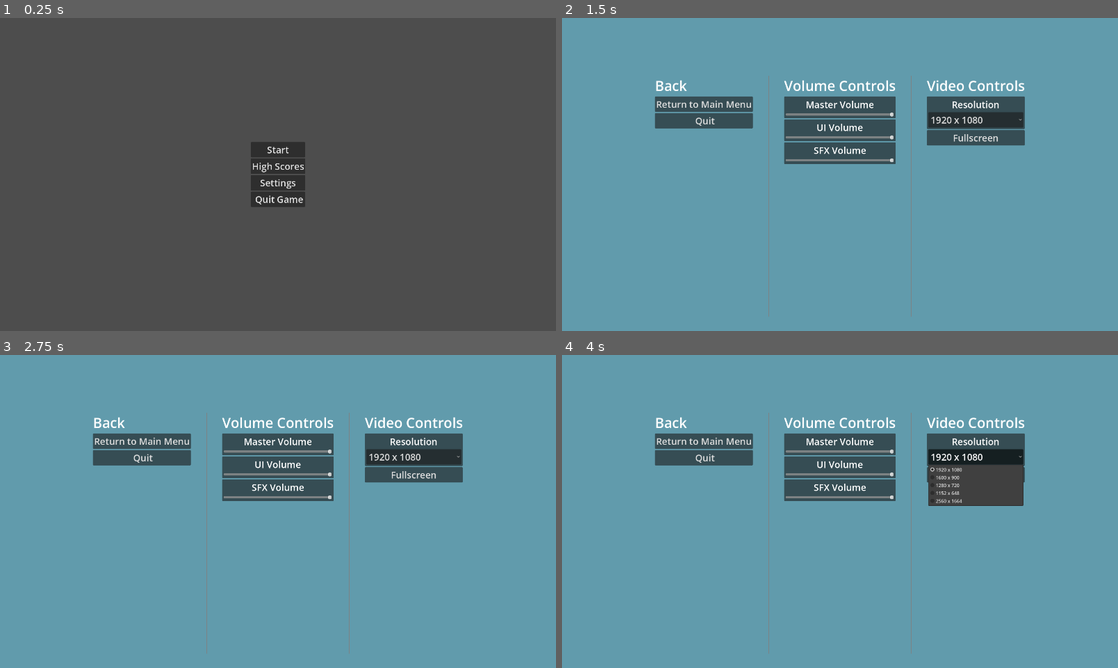
Above: before the commit, frames 1-4 (two rows, left to right).
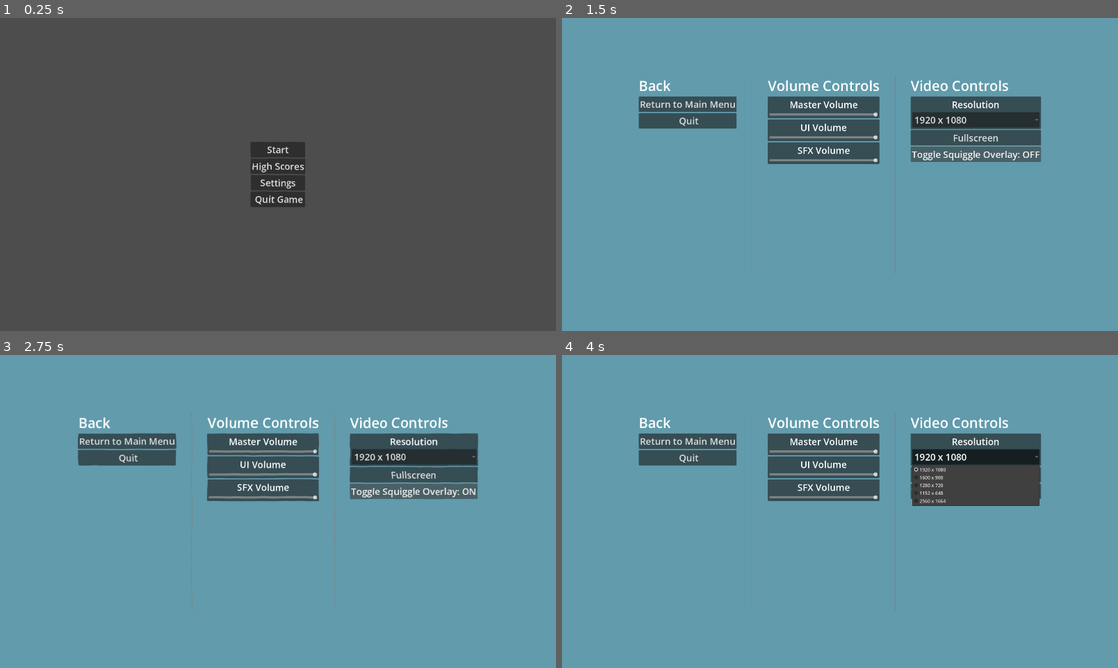
Above: after the commit, the same moments.

Repository: Iroguin/critter_capture
Game: Godot game, scene res://scenes/main_menu.tscn
The game is run twice, just before and just after one commit, with the same random seed, the same clock (stepped at 60 frames per second) and the same inputs. The engine's default icon, where the game draws it, is replaced by a stand-in: a white triangle on a blue panel in a dark square.
Inputs (mouse positions are in pixels of both pictures, inside the frame that each line leads up to):
- Up to frame 1 (0.25 s): no input
- Up to frame 2 (1.5 s): click "Settings" at 0.5 s; click (973, 155) at 1.25 s, where only the run after the commit has a clickable "Toggle Squiggle Overlay: ON"
- Up to frame 3 (2.75 s): click (411, 492) at 2 s, where only the run after the commit has a clickable "Toggle Squiggle Overlay: OFF"
- Up to frame 4 (4 s): tap Enter at 2.75 s; move the mouse to (962, 495) at 2.77 s; hold Right (ui_right) 2.78-3.5 s; click "1920 x 1080" at 3.5 s

The runs differ from the first frame. In frame 1, 0.2% of the frame differs, in the area x 45-55%, y 40-60%; in frame 2, 5.9%; in frame 3, 6.0%, in the area x 14-86%, y 18-96%; in frame 4, 5.4%.

Commit message:
other enemies added nonfunctional also added squiggle effect as global shader

Diff:
--- a/project.godot
+++ b/project.godot
@@ -25,6 +25,7 @@
 AuidioHandler="*uid://cvg77xu4t335t"
 GameConfig="*res://scripts/globals/game_config.gd"
 GameStateHandler="*uid://ob23k1053eco"
+SquiggleOverlay="*res://scenes/squiggle_overlay.tscn"
 
 [display]
 
--- a/scenes/Enemies/default_enemy.tscn
+++ /dev/null
@@ -1,17 +0,0 @@
-[gd_scene format=3 uid="uid://6gwgtyfnxkky"]
-
-[ext_resource type="PackedScene" uid="uid://bk2ordj7aedu3" path="res://scenes/Enemies/enemy.tscn" id="1_ro1jm"]
-[ext_resource type="Script" uid="uid://b4j7u7bi7tf8m" path="res://scripts/default_enemy.gd" id="2_tuuym"]
-[ext_resource type="Texture2D" uid="uid://bxgb5dysbgh5v" path="res://assets/sprites/critters/rat_critter.png" id="3_125od"]
-
-[node name="Default_enemy" unique_id=481933772 instance=ExtResource("1_ro1jm")]
-scale = Vector2(2, 2)
-script = ExtResource("2_tuuym")
-contact_damage = 1.0
-max_health = null
-move_speed = null
-
-[node name="Enemy_Sprite" type="Sprite2D" parent="." index="3" unique_id=1689010207]
-position = Vector2(-3.8146973e-06, -3.8146973e-06)
-scale = Vector2(0.2, 0.2)
-texture = ExtResource("3_125od")
--- a/scenes/Enemies/enemy.tscn
+++ b/scenes/Enemies/enemy.tscn
@@ -4,10 +4,10 @@
 [ext_resource type="Texture2D" uid="uid://crx7n17b4wqus" path="res://icon.svg" id="2_md0e3"]
 
 [sub_resource type="CircleShape2D" id="CircleShape2D_md0e3"]
-radius = 26.004807
+radius = 48.04165
 
 [sub_resource type="CircleShape2D" id="CircleShape2D_4ra3w"]
-radius = 32.01562
+radius = 54.0
 
 [node name="Enemy" type="CharacterBody2D" unique_id=481933772]
 motion_mode = 1
--- /dev/null
+++ b/scenes/Enemies/fish_enemy.tscn
@@ -0,0 +1,11 @@
+[gd_scene format=3 uid="uid://b4t4xnakw5ma2"]
+
+[ext_resource type="PackedScene" uid="uid://bk2ordj7aedu3" path="res://scenes/Enemies/enemy.tscn" id="1_75quu"]
+[ext_resource type="Texture2D" uid="uid://b0sauxki0h4el" path="res://assets/sprites/critters/fish_critter.png" id="2_8cwys"]
+
+[node name="fish_enemy" unique_id=481933772 instance=ExtResource("1_75quu")]
+
+[node name="Enemy_Sprite" type="Sprite2D" parent="." index="4" unique_id=198997329]
+position = Vector2(1.9073486e-06, -3.8146973e-06)
+scale = Vector2(0.4, 0.4)
+texture = ExtResource("2_8cwys")
--- /dev/null
+++ b/scenes/Enemies/plant_enemy.tscn
@@ -0,0 +1,13 @@
+[gd_scene format=3 uid="uid://y6dk4q0p6m60"]
+
+[ext_resource type="PackedScene" uid="uid://bk2ordj7aedu3" path="res://scenes/Enemies/enemy.tscn" id="1_i3jc4"]
+[ext_resource type="Texture2D" uid="uid://e02qdn3w63mn" path="res://assets/sprites/critters/critter_sprite_test.png" id="2_flds2"]
+
+[node name="plant_enemy" unique_id=481933772 instance=ExtResource("1_i3jc4")]
+contact_damage = 1.0
+move_speed = 50.0
+
+[node name="Enemy_Sprite" type="Sprite2D" parent="." index="4" unique_id=1232621891]
+position = Vector2(-4.9999995, -1.0000005)
+scale = Vector2(0.4, 0.4)
+texture = ExtResource("2_flds2")
--- /dev/null
+++ b/scenes/Enemies/rat_enemy.tscn
@@ -0,0 +1,20 @@
+[gd_scene format=3 uid="uid://6gwgtyfnxkky"]
+
+[ext_resource type="PackedScene" uid="uid://bk2ordj7aedu3" path="res://scenes/Enemies/enemy.tscn" id="1_a5qry"]
+[ext_resource type="Script" uid="uid://b4j7u7bi7tf8m" path="res://scripts/enemies/rat_enemy.gd" id="2_6cpra"]
+[ext_resource type="Texture2D" uid="uid://bxgb5dysbgh5v" path="res://assets/sprites/critters/rat_critter.png" id="3_oy73c"]
+
+[node name="rat_enemy" unique_id=481933772 instance=ExtResource("1_a5qry")]
+script = ExtResource("2_6cpra")
+contact_damage = 1.0
+move_speed = 80.0
+
+[node name="Enemy_Sprite" type="Sprite2D" parent="." index="3" unique_id=1689010207]
+position = Vector2(-3.8146973e-06, -3.8146973e-06)
+scale = Vector2(0.4, 0.4)
+texture = ExtResource("3_oy73c")
+
+[node name="Enemy_Death_Particles" parent="." index="4" unique_id=731532511]
+emission_sphere_radius = 50.0
+scale_amount_min = 10.0
+scale_amount_max = 30.0
--- /dev/null
+++ b/scenes/Enemies/toukka_enemy.tscn
@@ -0,0 +1,12 @@
+[gd_scene format=3 uid="uid://82mwsdxnt2yv"]
+
+[ext_resource type="PackedScene" uid="uid://bk2ordj7aedu3" path="res://scenes/Enemies/enemy.tscn" id="1_qdse8"]
+[ext_resource type="Texture2D" uid="uid://bqw4hhgqgi3jw" path="res://assets/sprites/critters/toukka_critter.png" id="2_8rnt0"]
+
+[node name="toukka_enemy" unique_id=481933772 instance=ExtResource("1_qdse8")]
+contact_damage = 1.0
+
+[node name="Enemy_Sprite" type="Sprite2D" parent="." index="4" unique_id=877748455]
+position = Vector2(-2, -16)
+scale = Vector2(0.4, 0.4)
+texture = ExtResource("2_8rnt0")
--- a/scenes/main_game.tscn
+++ b/scenes/main_game.tscn
@@ -2,8 +2,11 @@
 
 [ext_resource type="Script" uid="uid://dlq5poa04qroa" path="res://scripts/main_game.gd" id="1_wi4c7"]
 [ext_resource type="PackedScene" uid="uid://be3fcm8xy7d0s" path="res://scenes/main_character.tscn" id="2_72e8q"]
+[ext_resource type="Script" uid="uid://bl1g5hdbjohs1" path="res://scripts/enemy_stage.gd" id="2_o6v7o"]
 [ext_resource type="Texture2D" uid="uid://bqmw0wwg7k8ki" path="res://assets/sprites/backgrounds/Critter_BG_empty.png" id="3_70vka"]
+[ext_resource type="Resource" uid="uid://cnm28icif3732" path="res://stages/stage0.tres" id="3_wjob3"]
 [ext_resource type="PackedScene" uid="uid://6dbwplu5fjlk" path="res://scenes/pause_menu.tscn" id="4_0rdsr"]
+[ext_resource type="Resource" uid="uid://dcb8wxlrp8j4n" path="res://stages/stage1.tres" id="4_8xp80"]
 [ext_resource type="Texture2D" uid="uid://bgv2a333bxttx" path="res://assets/sprites/backgrounds/Critter_BG_stamps.png" id="5_2l77h"]
 [ext_resource type="Texture2D" uid="uid://bhid8kq62kn8i" path="res://assets/sprites/backgrounds/Critter_BG_doodles.png" id="6_wi4c7"]
 [ext_resource type="PackedScene" uid="uid://cxxoxc5uh6i26" path="res://scenes/main_ui.tscn" id="6_ygxny"]
@@ -18,6 +21,7 @@
 
 [node name="Main_Game" type="Node2D" unique_id=744680119]
 script = ExtResource("1_wi4c7")
+stages = Array[ExtResource("2_o6v7o")]([ExtResource("3_wjob3"), ExtResource("4_8xp80")])
 
 [node name="Backgrounds" type="Node" parent="." unique_id=1945397297]
 
--- a/scenes/pause_menu.tscn
+++ b/scenes/pause_menu.tscn
@@ -66,6 +66,11 @@
 text = "Change Background
 "
 
+[node name="Squiggle_Button" type="Button" parent="Control/VBoxContainer" unique_id=921937924]
+layout_mode = 2
+theme_override_font_sizes/font_size = 32
+text = "Toggle Squiggle"
+
 [node name="Return_Button" type="Button" parent="Control/VBoxContainer" unique_id=197644009]
 layout_mode = 2
 theme_override_font_sizes/font_size = 32
@@ -80,5 +85,6 @@
 [connection signal="pressed" from="Control/VBoxContainer/Color_Button" to="." method="_on_color_button_pressed"]
 [connection signal="color_changed" from="Control/VBoxContainer/Color_Button/ColorPicker" to="." method="_on_color_picker_color_changed"]
 [connection signal="pressed" from="Control/VBoxContainer/Background_Button" to="." method="_on_background_button_pressed"]
+[connection signal="pressed" from="Control/VBoxContainer/Squiggle_Button" to="." method="_on_squiggle_button_pressed"]
 [connection signal="pressed" from="Control/VBoxContainer/Return_Button" to="." method="_on_return_button_pressed"]
 [connection signal="pressed" from="Control/VBoxContainer/Quit_Button" to="." method="_on_quit_button_pressed"]
--- a/scenes/settings_menu.tscn
+++ b/scenes/settings_menu.tscn
@@ -29,10 +29,10 @@
 anchor_bottom = 1.0
 grow_horizontal = 2
 grow_vertical = 2
-theme_override_constants/margin_left = 50
+theme_override_constants/margin_left = 200
 theme_override_constants/margin_top = 200
-theme_override_constants/margin_right = 50
-theme_override_constants/margin_bottom = 50
+theme_override_constants/margin_right = 200
+theme_override_constants/margin_bottom = 200
 
 [node name="HBoxContainer" type="HBoxContainer" parent="Control/MarginContainer" unique_id=1707503877]
 layout_mode = 2
@@ -196,6 +196,12 @@
 theme_override_font_sizes/font_size = 32
 text = "Fullscreen"
 
+[node name="Squiggle_Button" type="Button" parent="Control/MarginContainer/HBoxContainer/Video_Controls" unique_id=719265641]
+layout_mode = 2
+theme_override_font_sizes/font_size = 32
+text = "Toggle Squiggle Overlay: ON"
+
 [connection signal="pressed" from="Control/MarginContainer/HBoxContainer/Default_Options/Return_Button" to="." method="_on_return_button_pressed"]
 [connection signal="pressed" from="Control/MarginContainer/HBoxContainer/Default_Options/Quit_Button" to="." method="_on_quit_button_pressed"]
 [connection signal="pressed" from="Control/MarginContainer/HBoxContainer/Video_Controls/Fullscreen_Button" to="." method="_on_fullscreen_button_pressed"]
+[connection signal="pressed" from="Control/MarginContainer/HBoxContainer/Video_Controls/Squiggle_Button" to="." method="_on_squiggle_button_pressed"]
--- /dev/null
+++ b/scenes/squiggle_overlay.tscn
@@ -0,0 +1,29 @@
+[gd_scene format=3 uid="uid://bjbqn27siydvv"]
+
+[ext_resource type="Shader" uid="uid://bjjmpa6b8lnjv" path="res://shaders/squiggle.gdshader" id="1_squig"]
+
+[sub_resource type="FastNoiseLite" id="FastNoiseLite_squig"]
+frequency = 0.05
+
+[sub_resource type="NoiseTexture2D" id="NoiseTexture2D_squig"]
+width = 256
+height = 256
+noise = SubResource("FastNoiseLite_squig")
+seamless = true
+
+[sub_resource type="ShaderMaterial" id="ShaderMaterial_squig"]
+shader = ExtResource("1_squig")
+shader_parameter/scale = Vector2(10, 10)
+shader_parameter/strength = 0.1
+shader_parameter/fps = 6.0
+shader_parameter/noise = SubResource("NoiseTexture2D_squig")
+
+[node name="Squiggle_Overlay" type="CanvasLayer" unique_id=1281325036]
+layer = 100
+
+[node name="Squiggle_Effect" type="ColorRect" parent="." unique_id=1993354043]
+material = SubResource("ShaderMaterial_squig")
+anchors_preset = 15
+anchor_right = 1.0
+anchor_bottom = 1.0
+mouse_filter = 2
--- a/scripts/default_enemy.gd
+++ b/scripts/enemies/rat_enemy.gd
@@ -3,8 +3,6 @@
 const WANDER_RADIUS := 120.0
 const WANDER_DRIFT := 60.0
 const TURN_RATE := 2.5
-
-
 
 var player: Node2D
 var _wander_offset := Vector2.ZERO
@@ -12,7 +10,6 @@
 
 func _ready() -> void:
 	super()
-	move_speed = 80.0
 	player = get_tree().get_first_node_in_group("player")
 	_wander_offset = Vector2.from_angle(randf() * TAU) * randf() * WANDER_RADIUS
 
--- /dev/null
+++ b/scripts/enemy_stage.gd
@@ -0,0 +1,7 @@
+extends Resource
+class_name EnemyStage
+
+@export var time_threshold: float = 0.0
+@export var spawn_interval: float = 1.5
+@export var enemy_scenes: Array[PackedScene] = []
+@export var enemy_weights: Array[float] = []
--- a/scripts/main_game.gd
+++ b/scripts/main_game.gd
@@ -1,7 +1,9 @@
 extends Node2D
 
-const ENEMY_SCENE: PackedScene = preload("res://scenes/Enemies/default_enemy.tscn")
+const FALLBACK_ENEMY_SCENE: PackedScene = preload("res://scenes/Enemies/rat_enemy.tscn")
 const SPAWN_INTERVAL := 1.5
+
+@export var stages: Array[EnemyStage] = []
 
 @onready var enemy_spawn_path: Path2D = $Enemy_Spawn_Path
 
@@ -13,7 +15,7 @@
 	get_tree().root.size_changed.connect(_rebuild_spawn_path)
 
 	_spawn_timer = Timer.new()
-	_spawn_timer.wait_time = SPAWN_INTERVAL
+	_spawn_timer.wait_time = _current_stage_interval()
 	_spawn_timer.timeout.connect(_spawn_enemy)
 	add_child(_spawn_timer)
 	_spawn_timer.start()
@@ -32,19 +34,65 @@
 
 
 func _spawn_enemy() -> void:
+	var stage := _current_stage()
+	var scene := _pick_enemy_scene(stage)
+
 	var spawn_point := PathFollow2D.new()
 	spawn_point.loop = false
 	enemy_spawn_path.add_child(spawn_point)
 	spawn_point.progress_ratio = randf()
 
-	var enemy := ENEMY_SCENE.instantiate()
+	var enemy := scene.instantiate()
 	enemy.global_position = spawn_point.global_position
 	add_child(enemy)
 	spawn_point.queue_free()
 
+	_spawn_timer.wait_time = _current_stage_interval(stage)
+
+
+func _current_stage(t: float = -1.0) -> EnemyStage:
+	if t < 0.0:
+		t = GameStateHandler.get_time()
+	var current: EnemyStage = null
+	for stage in stages:
+		if stage == null:
+			continue
+		if stage.time_threshold <= t:
+			if current == null or stage.time_threshold > current.time_threshold:
+				current = stage
+	return current
+
+
+func _current_stage_interval(stage: EnemyStage = null) -> float:
+	if stage == null:
+		stage = _current_stage()
+	if stage != null and stage.spawn_interval > 0.0:
+		return stage.spawn_interval
+	return SPAWN_INTERVAL
+
+
+func _pick_enemy_scene(stage: EnemyStage) -> PackedScene:
+	if stage == null or stage.enemy_scenes.is_empty():
+		return FALLBACK_ENEMY_SCENE
+	var scenes := stage.enemy_scenes
+	var weights := stage.enemy_weights
+	if weights.size() != scenes.size():
+		return scenes[randi() % scenes.size()]
+	var total := 0.0
+	for w in weights:
+		total += w
+	if total <= 0.0:
+		return scenes[randi() % scenes.size()]
+	var roll := randf() * total
+	var acc := 0.0
+	for i in scenes.size():
+		acc += weights[i]
+		if roll <= acc:
+			return scenes[i]
+	return scenes[scenes.size() - 1]
+
 func _on_background_changed():
 	current_bg = (current_bg + 1) % 5
-
 	$Backgrounds/CritterBgEmpty.visible = (current_bg == 0)
 	$Backgrounds/CritterBgDoodles.visible = (current_bg == 1)
 	$Backgrounds/CritterBgFlowers.visible = (current_bg == 2)
--- a/scripts/pause_menu.gd
+++ b/scripts/pause_menu.gd
@@ -72,3 +72,8 @@
 func _on_background_button_pressed() -> void:
 	AuidioHandler.play_sfx(CLICK_SFX, "UI")
 	SignalHandler.background_changed.emit()
+
+
+func _on_squiggle_button_pressed() -> void:
+	AuidioHandler.play_sfx(CLICK_SFX, "UI")
+	SquiggleOverlay.visible = !SquiggleOverlay.visible
--- a/scripts/player_movement/mouse_strategy.gd
+++ b/scripts/player_movement/mouse_strategy.gd
@@ -8,8 +8,11 @@
 func get_movement(actor: CharacterBody2D, speed) -> Vector2:
 	var mouse_pos = actor.get_global_mouse_position()
 	var distance = actor.global_position.distance_to(mouse_pos)
+	var max_distance = 150
 
 	if distance > 10.0:
-		return actor.global_position.direction_to(mouse_pos) * speed
+		var current_speed = remap(distance, 10.0, max_distance, 0.0, speed)
+		current_speed = clamp(current_speed, 0.0, speed)
+		return actor.global_position.direction_to(mouse_pos) * current_speed
 
 	return Vector2.ZERO
--- a/scripts/settings_menu.gd
+++ b/scripts/settings_menu.gd
@@ -49,3 +49,12 @@
 	AuidioHandler.play_sfx(CLICK_SFX, "UI")
 	GameConfig.set_fullscreen(not GameConfig.get_fullscreen())
 	resolution_options.disabled = GameConfig.get_fullscreen()
+
+
+func _on_squiggle_button_pressed() -> void:
+	AuidioHandler.play_sfx(CLICK_SFX, "UI")
+	SquiggleOverlay.visible = !SquiggleOverlay.visible
+	if SquiggleOverlay.visible:
+		$Control/MarginContainer/HBoxContainer/Video_Controls/Squiggle_Button.text = "Toggle Squiggle Overlay: ON"
+	else:
+		$Control/MarginContainer/HBoxContainer/Video_Controls/Squiggle_Button.text = "Toggle Squiggle Overlay: OFF"
--- /dev/null
+++ b/shaders/squiggle.gdshader
@@ -0,0 +1,30 @@
+shader_type canvas_item;
+render_mode world_vertex_coords;
+
+group_uniforms Squiggle;
+uniform vec2 scale = vec2(1.0, 1.0);
+uniform float strength = 1.0;
+uniform float fps = 6.0;
+uniform sampler2D noise : filter_linear, repeat_enable;
+group_uniforms;
+
+uniform sampler2D screen_texture : hint_screen_texture, filter_linear;
+
+varying vec4 modulate;
+varying vec2 noise_uv;
+
+void vertex() {
+	modulate = COLOR;
+	noise_uv = (VERTEX - MODEL_MATRIX[3].xy) / (vec2(textureSize(noise, 0)) * scale);
+}
+
+#define offset_multiplier vec2(PI, E)
+
+void fragment() {
+	vec2 noise_offset = vec2(floor(TIME * fps)) * offset_multiplier;
+	float noise_sample = texture(noise, noise_uv + noise_offset).r * 4.0 * PI;
+	vec2 direction = vec2(cos(noise_sample), sin(noise_sample));
+	vec2 squiggle_uv = SCREEN_UV + direction * strength * 0.005;
+
+	COLOR = texture(screen_texture, squiggle_uv) * modulate;
+}
--- /dev/null
+++ b/stages/stage0.tres
@@ -0,0 +1,10 @@
+[gd_resource type="Resource" script_class="EnemyStage" format=3 uid="uid://cnm28icif3732"]
+
+[ext_resource type="PackedScene" uid="uid://y6dk4q0p6m60" path="res://scenes/Enemies/plant_enemy.tscn" id="1_mb5ib"]
+[ext_resource type="Script" uid="uid://bl1g5hdbjohs1" path="res://scripts/enemy_stage.gd" id="1_plpha"]
+
+[resource]
+script = ExtResource("1_plpha")
+spawn_interval = 5.0
+enemy_scenes = Array[PackedScene]([ExtResource("1_mb5ib")])
+enemy_weights = Array[float]([1.0])
--- /dev/null
+++ b/stages/stage1.tres
@@ -0,0 +1,12 @@
+[gd_resource type="Resource" script_class="EnemyStage" format=3 uid="uid://dcb8wxlrp8j4n"]
+
+[ext_resource type="PackedScene" uid="uid://6gwgtyfnxkky" path="res://scenes/Enemies/rat_enemy.tscn" id="1_o6x8a"]
+[ext_resource type="Script" uid="uid://bl1g5hdbjohs1" path="res://scripts/enemy_stage.gd" id="1_wlnu5"]
+[ext_resource type="PackedScene" uid="uid://y6dk4q0p6m60" path="res://scenes/Enemies/plant_enemy.tscn" id="2_jtf8s"]
+
+[resource]
+script = ExtResource("1_wlnu5")
+time_threshold = 10.0
+spawn_interval = 2.0
+enemy_scenes = Array[PackedScene]([ExtResource("1_o6x8a"), ExtResource("2_jtf8s")])
+enemy_weights = Array[float]([1.0, 1.0])
--- /dev/null
+++ b/stages/stage2.tres
@@ -0,0 +1,12 @@
+[gd_resource type="Resource" script_class="EnemyStage" format=3 uid="uid://dhtt2slrfimq2"]
+
+[ext_resource type="PackedScene" uid="uid://6gwgtyfnxkky" path="res://scenes/Enemies/rat_enemy.tscn" id="1_livgr"]
+[ext_resource type="PackedScene" uid="uid://y6dk4q0p6m60" path="res://scenes/Enemies/plant_enemy.tscn" id="2_c0kap"]
+[ext_resource type="Script" uid="uid://bl1g5hdbjohs1" path="res://scripts/enemy_stage.gd" id="2_vn578"]
+[ext_resource type="PackedScene" uid="uid://82mwsdxnt2yv" path="res://scenes/Enemies/toukka_enemy.tscn" id="3_txku1"]
+
+[resource]
+script = ExtResource("2_vn578")
+time_threshold = 20.0
+enemy_scenes = Array[PackedScene]([ExtResource("1_livgr"), ExtResource("2_c0kap"), ExtResource("3_txku1")])
+enemy_weights = Array[float]([1.0, 1.0, 1.0])
--- /dev/null
+++ b/stages/stage3.tres
@@ -0,0 +1,14 @@
+[gd_resource type="Resource" script_class="EnemyStage" format=3 uid="uid://b4686hrfd7yvd"]
+
+[ext_resource type="PackedScene" uid="uid://6gwgtyfnxkky" path="res://scenes/Enemies/rat_enemy.tscn" id="1_d8evn"]
+[ext_resource type="PackedScene" uid="uid://y6dk4q0p6m60" path="res://scenes/Enemies/plant_enemy.tscn" id="2_126ec"]
+[ext_resource type="Script" uid="uid://bl1g5hdbjohs1" path="res://scripts/enemy_stage.gd" id="2_bf87t"]
+[ext_resource type="PackedScene" uid="uid://b4t4xnakw5ma2" path="res://scenes/Enemies/fish_enemy.tscn" id="3_vis7f"]
+[ext_resource type="PackedScene" uid="uid://82mwsdxnt2yv" path="res://scenes/Enemies/toukka_enemy.tscn" id="4_6541l"]
+
+[resource]
+script = ExtResource("2_bf87t")
+time_threshold = 30.0
+spawn_interval = 1.0
+enemy_scenes = Array[PackedScene]([ExtResource("1_d8evn"), ExtResource("2_126ec"), ExtResource("3_vis7f"), ExtResource("4_6541l")])
+enemy_weights = Array[float]([1.0, 1.0, 1.0, 1.0])
Renamed: scripts/default_enemy.gd.uid -> scripts/enemies/rat_enemy.gd.uid
Not shown, added: scripts/enemy_stage.gd.uid
Not shown, added: shaders/squiggle.gdshader.uid
